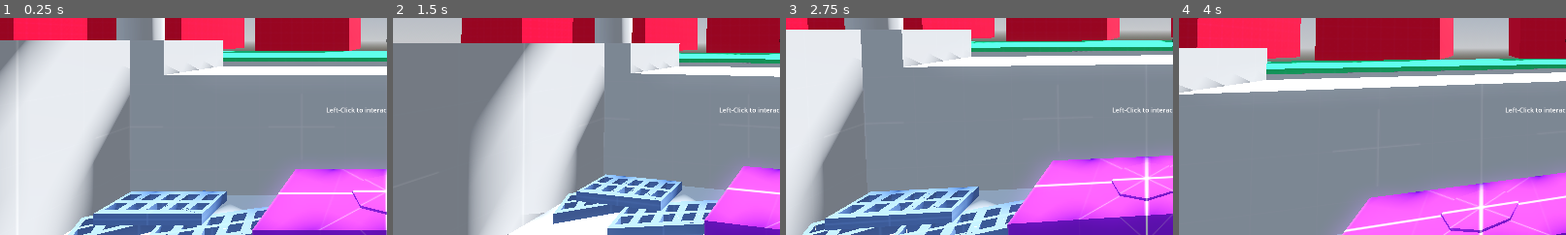
Above: before the commit, frames 1-4 (left to right).
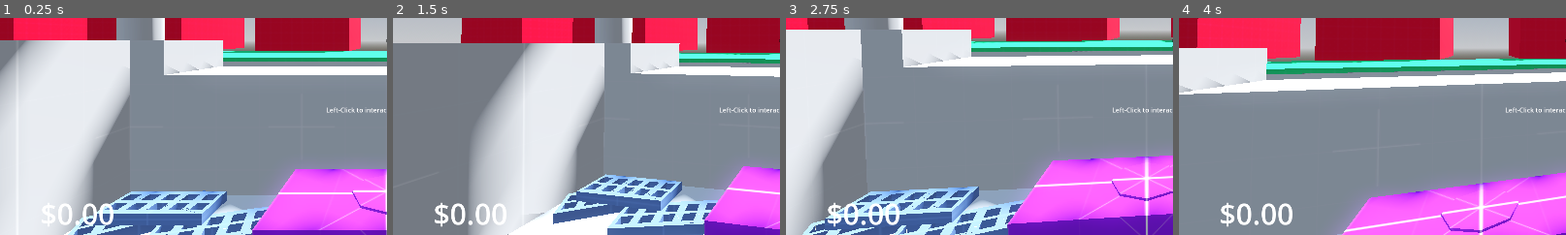
Above: after the commit, the same moments.

Repository: joshuaclarkuk/ProjectLemonade
Game: Godot game, scene res://Levels/main.tscn
Same seed, same stepped clock (60 frames per second), same inputs: the game is played once before the commit and once after it.
Inputs (mouse positions are % of the whole screen's width and height, from its top left):
- Up to frame 1 (0.25 s): no input
- Up to frame 2 (1.5 s): tap Enter at 0.5, 1.25 s; move the mouse to (55, 50) at 0.52 s; press the mouse at (55, 50) at 0.53 s; move the mouse to (45, 50) at 1.27 s; release the mouse at (45, 50) at 1.28 s; click (45, 50) at 1.35 s
- Up to frame 3 (2.75 s): tap Enter at 2 s; move the mouse to (52, 48) at 2.02 s; press the mouse at (52, 48) at 2.03 s
- Up to frame 4 (4 s): tap Enter at 2.75, 3.5 s; move the mouse to (49, 52) at 2.77 s; release the mouse at (49, 52) at 2.78 s; click (49, 52) at 2.85 s; move the mouse to (57, 51) at 3.52 s; press the mouse at (57, 51) at 3.53 s
The pictures show only the part of the screen within x 0-50%, y 45-95%; the shares and areas given below are measured in that part.

The runs differ from the first frame. In frame 1, 0.7% of the frame differs, in the area x 11-30%, y 85-96%; in frame 2, 0.8%; in frame 3, 0.8%; in frame 4, 0.9%, in the area x 10-30%, y 84-97%.

Commit message:
Payment Working
Can now get paid various amounts depending on whether you make lemonade quickly enough.

Spawn timer doesn't really seem to be updating properly. Need to fix that

Diff:
--- a/Levels/main.tscn
+++ b/Levels/main.tscn
@@ -121,10 +121,10 @@
 transform = Transform3D(1, 0, 0, 0, 1, 0, 0, 0, 1, 1.2, 1, 3.8)
 
 [node name="QueuePointD" parent="QueuePoints" instance=ExtResource("6_clnmg")]
-transform = Transform3D(1, 0, 0, 0, 1, 0, 0, 0, 1, 4.6, 1, 2.5)
+transform = Transform3D(1, 0, 0, 0, 1, 0, 0, 0, 1, 2.6, 1, 3)
 
 [node name="QueuePointE" parent="QueuePoints" instance=ExtResource("6_clnmg")]
-transform = Transform3D(1, 0, 0, 0, 1, 0, 0, 0, 1, -4.4, 1, 2.5)
+transform = Transform3D(1, 0, 0, 0, 1, 0, 0, 0, 1, -2.4, 1, 3)
 
 [node name="LeavePoints" type="Node3D" parent="."]
 
@@ -134,15 +134,17 @@
 [node name="LeavePointB" type="Marker3D" parent="LeavePoints"]
 transform = Transform3D(1, 0, 0, 0, 1, 0, 0, 0, 1, -55, -1, 4.5)
 
-[node name="ZombieSpawnTimer" type="Timer" parent="."]
-wait_time = 6.0
+[node name="ZombieManager" type="Node3D" parent="."]
+
+[node name="Timers" type="Node" parent="."]
+
+[node name="ZombieSpawnTimer" type="Timer" parent="Timers"]
+wait_time = 15.0
 autostart = true
 
-[node name="ZombieManager" type="Node3D" parent="."]
-
-[node name="IncreaseSpawnTimeTimer" type="Timer" parent="."]
-wait_time = 12.0
+[node name="IncreaseSpawnTimeTimer" type="Timer" parent="Timers"]
+wait_time = 2.0
 autostart = true
 
-[connection signal="timeout" from="ZombieSpawnTimer" to="." method="_on_zombie_spawn_timer_timeout"]
-[connection signal="timeout" from="IncreaseSpawnTimeTimer" to="." method="_on_increase_spawn_time_timer_timeout"]
+[connection signal="timeout" from="Timers/ZombieSpawnTimer" to="." method="_on_zombie_spawn_timer_timeout"]
+[connection signal="timeout" from="Timers/IncreaseSpawnTimeTimer" to="." method="_on_increase_spawn_time_timer_timeout"]
--- a/Player/player.tscn
+++ b/Player/player.tscn
@@ -64,7 +64,6 @@
 vertical_alignment = 1
 
 [node name="MoneyMadeLabel" type="Label" parent="GameUI"]
-visible = false
 layout_mode = 1
 anchors_preset = 2
 anchor_top = 1.0
@@ -79,6 +78,15 @@
 horizontal_alignment = 1
 vertical_alignment = 1
 
+[node name="ComboLabel" type="Label" parent="GameUI/MoneyMadeLabel"]
+layout_mode = 1
+anchors_preset = 1
+anchor_left = 1.0
+anchor_right = 1.0
+offset_left = -40.0
+offset_bottom = 23.0
+grow_horizontal = 0
+
 [node name="ReticleContainer" type="CenterContainer" parent="GameUI"]
 layout_mode = 1
 anchors_preset = 15
--- a/Scripts/Player/player.gd
+++ b/Scripts/Player/player.gd
@@ -1,15 +1,20 @@
-extends CharacterBody3D
+class_name Player extends CharacterBody3D
 
 @onready var camera_pivot: Node3D = $CameraPivot
 @onready var vision_cast: RayCast3D = $CameraPivot/VisionCast
-@onready var game_ui: Control = $GameUI
 @onready var interact_label: Label = $GameUI/InteractLabel
+@onready var money_made_label: Label = $GameUI/MoneyMadeLabel
+@onready var combo_label: Label = $GameUI/MoneyMadeLabel/ComboLabel
 
 @export_range(0.001, 0.005) var mouse_sensitivity: float = 0.002
+@export var combo_multiplier_to_add: float = 0.2
 
 var mouse_motion: Vector2 = Vector2.ZERO
 var object_to_interact_with: Interactable = null
-var ui_updated: bool = false
+var interact_ui_updated: bool = false
+var money_made: float = 0.0
+var current_multiplier: float = 1.0
+var perfect_orders_in_a_row: int = 0
 
 
 func _ready() -> void:
@@ -18,7 +23,10 @@
 	# Needs changing to be set via UI
 	GameManager.is_mouse_inverted = true
 
-	game_ui.set_visible(false)
+	interact_label.set_visible(false)
+	money_made = 0.0
+	combo_label.set_visible(false)
+	update_money_UI()
 
 
 func _physics_process(delta: float) -> void:
@@ -54,16 +62,40 @@
 func cast_for_interactable() -> void:
 	if vision_cast.get_collider() is Interactable:
 		object_to_interact_with = vision_cast.get_collider()
-		update_game_UI()
+		update_interact_UI()
 	else:
 		# This works but needs refactoring so it's not closing the UI every frame
-		game_ui.set_visible(false)
-		ui_updated = false
+		interact_label.set_visible(false)
+		interact_ui_updated = false
 		object_to_interact_with = null
 
 
-func update_game_UI() -> void:
-	if !ui_updated:
-		game_ui.set_visible(true)
+func update_interact_UI() -> void:
+	if !interact_ui_updated:
+		interact_label.set_visible(true)
 		interact_label.text = str("Left-Click to interact with ", object_to_interact_with.string_name)
-		ui_updated = true
+		interact_ui_updated = true
+
+
+func update_money_UI() -> void:
+	money_made_label.text = "$%.2f" % money_made
+
+
+func update_combo_UI() -> void:
+	combo_label.text = "x%.2f " % current_multiplier
+
+
+func get_paid_and_update_UI(amount: float, was_perfect: bool) -> void:
+	if was_perfect:
+		perfect_orders_in_a_row += 1
+		if perfect_orders_in_a_row > 1:
+			current_multiplier += combo_multiplier_to_add
+			update_combo_UI()
+			combo_label.set_visible(true)
+	else:
+		combo_label.set_visible(false)
+		perfect_orders_in_a_row = 0
+		current_multiplier = 1.0
+
+	money_made += amount * current_multiplier
+	update_money_UI()
--- a/Scripts/Zombie/zombie.gd
+++ b/Scripts/Zombie/zombie.gd
@@ -3,11 +3,15 @@
 const CROSS = preload("res://Assets/Textures/ZombieUI/cross.png")
 const TICK = preload("res://Assets/Textures/ZombieUI/tick.png")
 @onready var ingredient_request_ui: Control = $IngredientRequestUI
-@onready var ice_tick: TextureRect = $IngredientRequestUI/CenterContainer/Panel/GridContainer/IceTick
-@onready var sugar_tick: TextureRect = $IngredientRequestUI/CenterContainer/Panel/GridContainer/SugarTick
-@onready var lemon_tick: TextureRect = $IngredientRequestUI/CenterContainer/Panel/GridContainer/LemonTick
+@onready var ice_tick: TextureRect = $IngredientRequestUI/Panel/GridContainer/IceTick
+@onready var sugar_tick: TextureRect = $IngredientRequestUI/Panel/GridContainer/SugarTick
+@onready var lemon_tick: TextureRect = $IngredientRequestUI/Panel/GridContainer/LemonTick
+@onready var time_until_money_ticks_down: Timer = $TimeUntilMoneyTicksDown
+
 
 @export var walk_speed: float = 5.0
+@export var max_reward: float = 0.5
+@export var lowest_reward: float = 0.1
 
 var queue_point: QueuePoint = null
 var queue_point_location: Vector3 = Vector3.ZERO
@@ -18,6 +22,11 @@
 
 var requested_ingredient_list: Array[GameManager.LemonadeState] = []
 var requested_ingredient_list_dict = {}
+
+var is_losing_money: bool = false
+var final_reward: float = 0.0
+
+signal pay_player(amount_to_pay: float, perfect_order: bool)
 
 
 func _ready() -> void:
@@ -35,28 +44,47 @@
 		requested_ingredient_list_dict[ingredient] = false
 
 	ingredient_request_ui.set_visible(false)
+	final_reward = max_reward
 
 
 func _physics_process(delta: float) -> void:
 	if is_moving_to_queue_point:
-		var direction_to_travel = (queue_point_location - global_position).normalized()
-		velocity = direction_to_travel * walk_speed
-
-		move_and_slide()
-
-		if global_position.distance_squared_to(queue_point_location) < 0.01:
-			is_moving_to_queue_point = false
+		move_to_queue_point_and_display_recipe()
 
 	if is_moving_to_leave_point:
-		var direction_to_travel = (point_to_leave - global_position).normalized()
-		velocity = direction_to_travel * walk_speed
+		move_to_leave_point_and_disappear()
 
-		move_and_slide()
+	# Run countdown timer when being served
+	if is_losing_money:
+		final_reward -= 0.1 * delta # Removes ten cents every second
+		if final_reward < lowest_reward:
+			final_reward = lowest_reward
+		print(name, ": Max reward: ", str(final_reward))
 
-		if global_position.distance_squared_to(point_to_leave) < 0.01:
-			is_moving_to_leave_point = false
-			print(name, ": leaving map")
-			queue_free()
+
+func move_to_queue_point_and_display_recipe() -> void:
+	var direction_to_travel = (queue_point_location - global_position).normalized()
+	velocity = direction_to_travel * walk_speed
+
+	move_and_slide()
+
+	if global_position.distance_squared_to(queue_point_location) < 0.01:
+		is_moving_to_queue_point = false
+		if queue_point_index == 0:
+			display_recipe_request()
+			time_until_money_ticks_down.start()
+
+
+func move_to_leave_point_and_disappear() -> void:
+	var direction_to_travel = (point_to_leave - global_position).normalized()
+	velocity = direction_to_travel * walk_speed
+
+	move_and_slide()
+
+	if global_position.distance_squared_to(point_to_leave) < 0.01:
+		is_moving_to_leave_point = false
+		print(name, ": leaving map")
+		queue_free()
 
 
 func create_ingredient_request(state_to_add_if_true: GameManager.LemonadeState) -> void:
@@ -74,8 +102,6 @@
 	print(name, ": QPI: ", str(queue_point_index))
 	point.occupying_zombie = self
 	print(point.name, " is occupied by: ", self.name)
-	if queue_point_index == 0:
-		display_recipe_request()
 
 
 func be_served_drink(ingredients_in_drink: Array[GameManager.LemonadeState]) -> void:
@@ -111,14 +137,22 @@
 
 func drink_and_move_on(drink_correct: bool) -> void:
 	if drink_correct:
-		print("Drink correct, points awarded")
+		print("Drink correct, ", str("$%.2f" % final_reward), " awarded")
+		if final_reward == max_reward:
+			pay_player.emit(final_reward, true)
+		else:
+			pay_player.emit(final_reward, false)
 	else:
-		print("Drink NOT correct, docking points")
+		print("Drink NOT correct, no money received")
 
 	queue_point.is_occupied = false
 	is_moving_to_queue_point = false
 	is_moving_to_leave_point = true
 	ingredient_request_ui.set_visible(false)
+
+	is_losing_money = false
+	if !time_until_money_ticks_down.is_stopped():
+		time_until_money_ticks_down.stop()
 
 
 func display_recipe_request() -> void:
@@ -134,3 +168,7 @@
 		tick_texture.texture = TICK
 	else:
 		tick_texture.texture = CROSS
+
+
+func _on_time_until_money_ticks_down_timeout() -> void:
+	is_losing_money = true
--- a/Scripts/main.gd
+++ b/Scripts/main.gd
@@ -6,7 +6,7 @@
 @onready var queue_points: Node3D = $QueuePoints
 @onready var spawn_points: Node3D = $SpawnPoints
 @onready var leave_points: Node3D = $LeavePoints
-@onready var zombie_spawn_timer: Timer = $ZombieSpawnTimer
+@onready var zombie_spawn_timer: Timer = $Timers/ZombieSpawnTimer
 @onready var lemonade_stand: CSGBox3D = $LemonadeStand
 
 @export var zombie: PackedScene
@@ -44,10 +44,12 @@
 		point.queue_point_index = index
 		print(point.name, " queue point index: ", str(point.queue_point_index))
 
+	# Spawn zombie to queue position
 	zombie_spawn_timer.wait_time = zombie_spawn_timer_wait_time
 	max_zombies_to_spawn = queue_points_array.size()
 	print("Max zombies to spawn: ", str(max_zombies_to_spawn))
 
+	# Connect signals
 	tool_manager.drink_served.connect(serve_zombie_at_front_of_queue)
 
 
@@ -89,6 +91,9 @@
 	# Populate array
 	zombie_array.append(zombie_instance)
 
+	# Connect payment signal with player
+	zombie_instance.pay_player.connect(player.get_paid_and_update_UI)
+
 
 func serve_zombie_at_front_of_queue(ingredients_in_drink: Array[GameManager.LemonadeState]) -> void:
 	queue_points_array[0].occupying_zombie.be_served_drink(ingredients_in_drink)
@@ -112,5 +117,7 @@
 
 func _on_increase_spawn_time_timer_timeout() -> void:
 	zombie_spawn_timer_wait_time -= 1
-	zombie_spawn_timer.wait_time = clamp(zombie_spawn_timer_wait_time, 3.0, 12.0)
-	print("Zombie spawn timer is now: ", str(zombie_spawn_timer_wait_time), " seconds")
+	if zombie_spawn_timer_wait_time < 6.0:
+		zombie_spawn_timer_wait_time = 6.0
+	zombie_spawn_timer.wait_time = zombie_spawn_timer_wait_time
+	print("Zombie spawn timer is now: ", str(zombie_spawn_timer.wait_time), " seconds")
--- a/Zombie/zombie.tscn
+++ b/Zombie/zombie.tscn
@@ -30,48 +30,46 @@
 grow_horizontal = 2
 grow_vertical = 2
 
-[node name="CenterContainer" type="CenterContainer" parent="IngredientRequestUI"]
+[node name="Panel" type="Panel" parent="IngredientRequestUI"]
 layout_mode = 1
-anchors_preset = 15
+anchors_preset = 1
+anchor_left = 1.0
 anchor_right = 1.0
-anchor_bottom = 1.0
-grow_horizontal = 2
-grow_vertical = 2
+offset_left = -520.0
+offset_top = 100.0
+offset_right = -520.0
+offset_bottom = 100.0
+grow_horizontal = 0
 
-[node name="Panel" type="Panel" parent="IngredientRequestUI/CenterContainer"]
-layout_mode = 2
-
-[node name="VBoxContainer" type="VBoxContainer" parent="IngredientRequestUI/CenterContainer/Panel"]
-layout_mode = 1
-anchors_preset = 15
-anchor_right = 1.0
-anchor_bottom = 1.0
-grow_horizontal = 2
-grow_vertical = 2
-
-[node name="GridContainer" type="GridContainer" parent="IngredientRequestUI/CenterContainer/Panel"]
+[node name="GridContainer" type="GridContainer" parent="IngredientRequestUI/Panel"]
 layout_mode = 0
 offset_right = 40.0
 offset_bottom = 40.0
 columns = 2
 
-[node name="IceSprite" type="TextureRect" parent="IngredientRequestUI/CenterContainer/Panel/GridContainer"]
+[node name="IceSprite" type="TextureRect" parent="IngredientRequestUI/Panel/GridContainer"]
 layout_mode = 2
 texture = ExtResource("3_vpgqq")
 
-[node name="IceTick" type="TextureRect" parent="IngredientRequestUI/CenterContainer/Panel/GridContainer"]
+[node name="IceTick" type="TextureRect" parent="IngredientRequestUI/Panel/GridContainer"]
 layout_mode = 2
 
-[node name="SugarSprite" type="TextureRect" parent="IngredientRequestUI/CenterContainer/Panel/GridContainer"]
+[node name="SugarSprite" type="TextureRect" parent="IngredientRequestUI/Panel/GridContainer"]
 layout_mode = 2
 texture = ExtResource("4_o0tst")
 
-[node name="SugarTick" type="TextureRect" parent="IngredientRequestUI/CenterContainer/Panel/GridContainer"]
+[node name="SugarTick" type="TextureRect" parent="IngredientRequestUI/Panel/GridContainer"]
 layout_mode = 2
 
-[node name="LemonSprite" type="TextureRect" parent="IngredientRequestUI/CenterContainer/Panel/GridContainer"]
+[node name="LemonSprite" type="TextureRect" parent="IngredientRequestUI/Panel/GridContainer"]
 layout_mode = 2
 texture = ExtResource("5_g4q8f")
 
-[node name="LemonTick" type="TextureRect" parent="IngredientRequestUI/CenterContainer/Panel/GridContainer"]
+[node name="LemonTick" type="TextureRect" parent="IngredientRequestUI/Panel/GridContainer"]
 layout_mode = 2
+
+[node name="TimeUntilMoneyTicksDown" type="Timer" parent="."]
+wait_time = 4.0
+one_shot = true
+
+[connection signal="timeout" from="TimeUntilMoneyTicksDown" to="." method="_on_time_until_money_ticks_down_timeout"]
